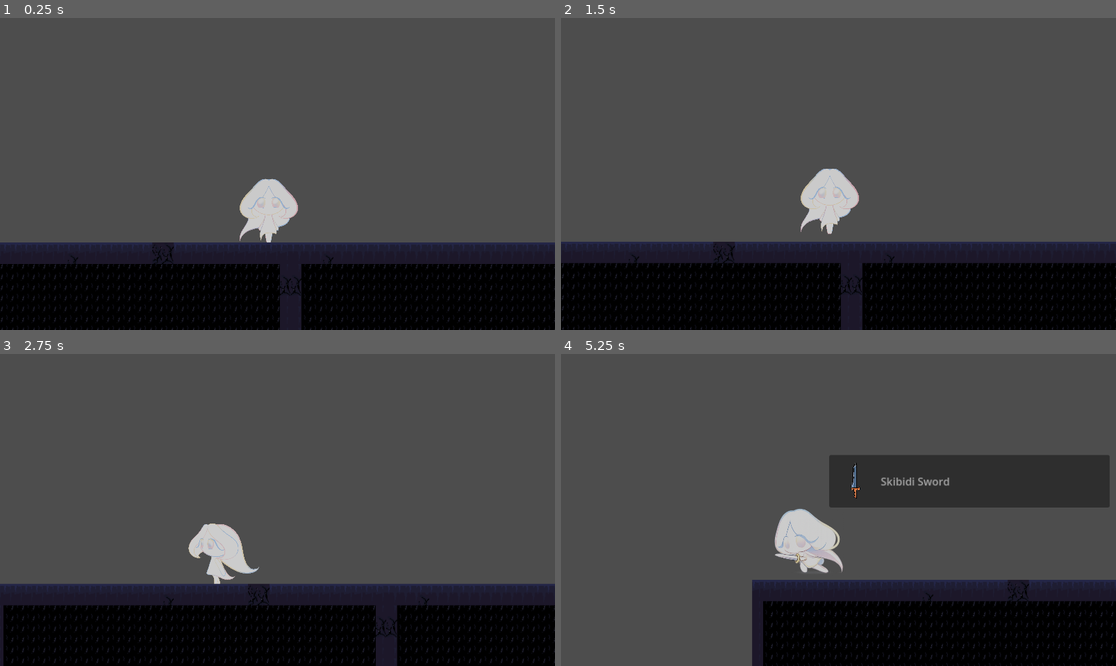
Above: before the commit, frames 1-4 (two rows, left to right).
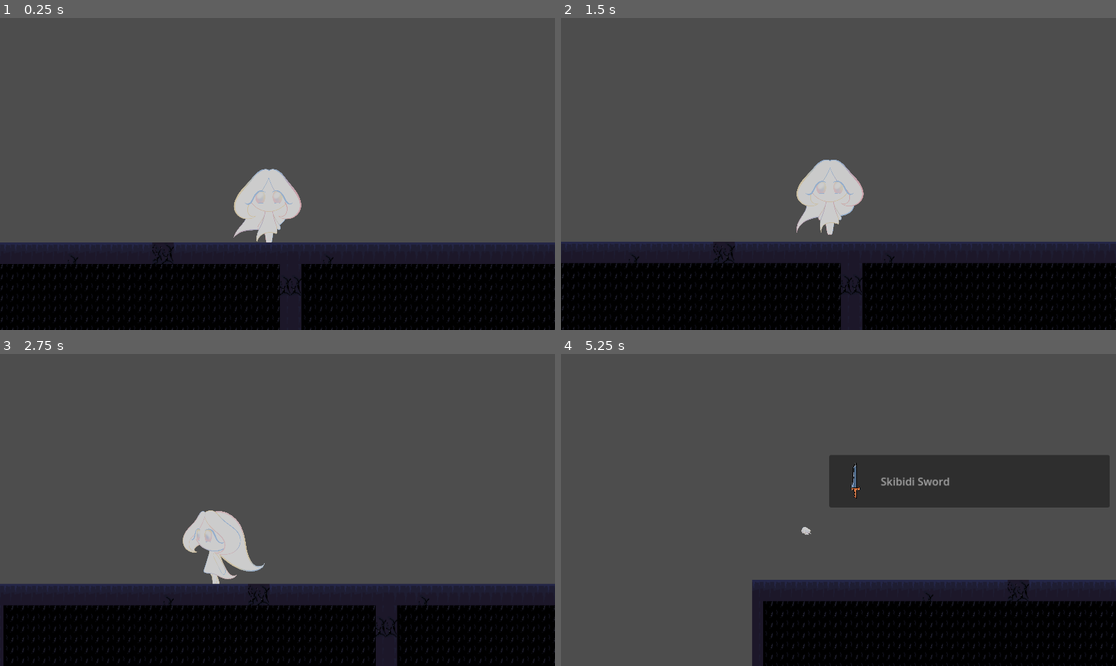
Above: after the commit, the same moments.

Repository: Mioduu/LostChild-Godot
Game: Godot game, scene res://Assets/Scenes/Areas/teren_1.tscn
The game is run twice, just before and just after one commit, with the same random seed, the same clock (stepped at 60 frames per second) and the same inputs.
Inputs:
- Up to frame 1 (0.25 s): no input
- Up to frame 2 (1.5 s): hold Right (ui_attack_right) from 0.53 s (still down); tap C (ui_focus_mode) at 0.6, 1.35 s; tap W (ui_up) at 0.77 s; tap Enter at 1.25 s
- Up to frame 3 (2.75 s): tap W (ui_up) at 1.52 s; release Right (ui_attack_right) at 2.03 s; hold A (ui_left) from 2.03 s (still down); tap C (ui_focus_mode) at 2.1 s
- Up to frame 4 (5.25 s): release A (ui_left) at 2.78 s; hold Right (ui_attack_right) 2.78-4.28 s; tap C (ui_focus_mode) every 0.75 s from 2.85 to 5.1 s; tap W (ui_up) at 3.02, 3.77, 4.52 s; hold A (ui_left) 4.28-5.03 s; hold Right (ui_attack_right) from 5.03 s (still down)

The runs differ from the first frame. In frame 1, 0.8% of the frame differs, in the area x 42-55%, y 48-72%; in frame 2, 0.8%; in frame 3, 1.1%; in frame 4, 1.7%, in the area x 38-51%, y 49-71%.

Commit message:
FIX: Fixed animation scalling

Diff:
--- a/Assets/Scenes/Areas/player.gd
+++ b/Assets/Scenes/Areas/player.gd
@@ -4,6 +4,8 @@
 const JUMP_VELOCITY = -400.0
 var is_frozen = false
 var is_attacking = false
+
+## TODO: Start creating the map (soon I hope)
 
 func _physics_process(delta: float) -> void:
 	# Reduces brightness to stop it from triggering bloom
@@ -16,7 +18,6 @@
 			$SpriteHolder/AnimatedSprite2D.pause()
 		else:
 			$ItemList.hide()
-			$SpriteHolder/AnimatedSprite2D.scale = Vector2(0.05, 0.05)
 			$SpriteHolder/AnimatedSprite2D.play("Idle")
 
 	# Game Freeze
@@ -48,15 +49,15 @@
 	# Movement Animacje
 	if not is_attacking:
 		if is_on_floor():
-			if velocity.x != 0:
+			if abs(velocity.x) < 0.1:
+				$SpriteHolder/AnimatedSprite2D.play("Idle")
+			else:
 				$SpriteHolder/AnimatedSprite2D.play("Run")
-				$SpriteHolder/AnimatedSprite2D.scale = Vector2(0.043, 0.041)
+		else:
+			if abs(velocity.x) < 0.1:
+				$SpriteHolder/AnimatedSprite2D.play("Idle")
 			else:
-				$SpriteHolder/AnimatedSprite2D.play("Idle")
-				$SpriteHolder/AnimatedSprite2D.scale = Vector2(0.05, 0.049)
-		else:
-			$SpriteHolder/AnimatedSprite2D.play("Jump")
-
+				$SpriteHolder/AnimatedSprite2D.play("Jump")
 	move_and_slide()
 
 # Funkcja obsługująca atak
@@ -64,10 +65,8 @@
 	is_attacking = true
 	$SpriteHolder/AnimatedSprite2D.play("Attack")
 	$SpriteHolder/AnimatedSprite2D.offset.y = 0
-	$SpriteHolder/AnimatedSprite2D.scale = Vector2(0.35, 0.40)
 
 	await $SpriteHolder/AnimatedSprite2D.animation_finished
 
-	$SpriteHolder/AnimatedSprite2D.scale = Vector2(0.05, 0.05)
 	$SpriteHolder/AnimatedSprite2D.offset.y = 270
 	is_attacking = false
--- a/Assets/Scenes/Areas/teren_1.tscn
+++ b/Assets/Scenes/Areas/teren_1.tscn
@@ -2,27 +2,26 @@
 
 [ext_resource type="Script" uid="uid://b5uaxdxv717s8" path="res://Assets/Scenes/Areas/player.gd" id="1_koqcd"]
 [ext_resource type="Texture2D" uid="uid://bbuay7n5n013b" path="res://Assets/Sprites/Character/Animations/Attack/frame1.png" id="2_8o1tm"]
-[ext_resource type="Texture2D" uid="uid://cxhi46b3i6y20" path="res://Assets/Sprites/Character/Animations/Idle/Petals1.png" id="2_qd1w2"]
-[ext_resource type="Texture2D" uid="uid://tum6fq437h5u" path="res://Assets/Sprites/Character/Animations/Idle/Petals2.png" id="3_1v7oy"]
 [ext_resource type="Texture2D" uid="uid://rtpid5ijldtw" path="res://Assets/Sprites/Character/Animations/Attack/frame2.png" id="3_mktla"]
-[ext_resource type="Texture2D" uid="uid://cq5b6vyq82tnq" path="res://Assets/Sprites/Character/Animations/Idle/Petals3.png" id="4_udk38"]
 [ext_resource type="Texture2D" uid="uid://de1hipgeukrtx" path="res://Assets/Sprites/Character/Animations/Attack/frame3.png" id="4_yd16y"]
 [ext_resource type="Texture2D" uid="uid://cxc21lb0an42v" path="res://Assets/Sprites/Character/Animations/Attack/frame4.png" id="5_few01"]
-[ext_resource type="Texture2D" uid="uid://8jwl5lfqol0a" path="res://Assets/Sprites/Character/Animations/Idle/Petals4.png" id="5_koqcd"]
-[ext_resource type="Texture2D" uid="uid://y6cjaoiydjfv" path="res://Assets/Sprites/Character/Animations/Idle/Petals5.png" id="6_0g30f"]
 [ext_resource type="Texture2D" uid="uid://c3i57v2ayxiip" path="res://Assets/Sprites/Character/Animations/Attack/frame5.png" id="6_svwv2"]
-[ext_resource type="Texture2D" uid="uid://bw6gqewsjdmn8" path="res://Assets/Sprites/Character/Animations/Idle/Petals6.png" id="7_2h1lh"]
 [ext_resource type="Texture2D" uid="uid://dlf2p1i1ofkml" path="res://Assets/Sprites/Character/Animations/Attack/frame6.png" id="7_ln2nl"]
-[ext_resource type="Texture2D" uid="uid://c25mk5pvxr8xc" path="res://Assets/Sprites/Character/Animations/Idle/Petals7.png" id="8_8o1tm"]
-[ext_resource type="Texture2D" uid="uid://di7ri0q83xupg" path="res://Assets/Sprites/Character/Animations/Idle/Petals8.png" id="9_mktla"]
-[ext_resource type="Texture2D" uid="uid://xbx5gowbj4d1" path="res://Assets/Sprites/Character/Animations/Jump/Petals1.png" id="16_mm0n6"]
-[ext_resource type="Texture2D" uid="uid://dw6je4w7uxwl7" path="res://Assets/Sprites/Character/Animations/Jump/Petals2.png" id="17_1hi8g"]
-[ext_resource type="Texture2D" uid="uid://duvkhm3vwb0y3" path="res://Assets/Sprites/Character/Animations/Jump/Petals3.png" id="18_pk5x6"]
-[ext_resource type="Texture2D" uid="uid://blt5ckqspsvhk" path="res://Assets/Sprites/Character/Animations/Jump/Petals4.png" id="19_afknt"]
-[ext_resource type="Texture2D" uid="uid://d0w24w40kcnkk" path="res://Assets/Sprites/Character/Animations/Jump/Petals5.png" id="20_7tsgo"]
-[ext_resource type="Texture2D" uid="uid://xpf743hvaam2" path="res://Assets/Sprites/Character/Animations/Jump/Petals6.png" id="21_rvlpo"]
-[ext_resource type="Texture2D" uid="uid://baukhu5ve1eu1" path="res://Assets/Sprites/Character/Animations/Jump/Petals7.png" id="22_tdwe4"]
-[ext_resource type="Texture2D" uid="uid://bryijdw1mpwsj" path="res://Assets/Sprites/Character/Animations/Jump/Petals8.png" id="23_2o0ji"]
+[ext_resource type="Texture2D" uid="uid://cir0abrekd14x" path="res://Assets/Sprites/Character/Animations/Idle/Idle1.png" id="8_4dft8"]
+[ext_resource type="Texture2D" uid="uid://daia1snhbwp7" path="res://Assets/Sprites/Character/Animations/Idle/Idle2.png" id="9_mm0n6"]
+[ext_resource type="Texture2D" uid="uid://3s3nv4f2d56o" path="res://Assets/Sprites/Character/Animations/Idle/Idle3.png" id="10_1hi8g"]
+[ext_resource type="Texture2D" uid="uid://4yn1rotenwgh" path="res://Assets/Sprites/Character/Animations/Idle/Idle4.png" id="11_pk5x6"]
+[ext_resource type="Texture2D" uid="uid://d34xhlh8w1f66" path="res://Assets/Sprites/Character/Animations/Idle/Idle5.png" id="12_afknt"]
+[ext_resource type="Texture2D" uid="uid://ktfpgv2cp2vr" path="res://Assets/Sprites/Character/Animations/Idle/Idle6.png" id="13_7tsgo"]
+[ext_resource type="Texture2D" uid="uid://bfi66xcuwe8hi" path="res://Assets/Sprites/Character/Animations/Idle/Idle7.png" id="14_rvlpo"]
+[ext_resource type="Texture2D" uid="uid://dlybndunettbm" path="res://Assets/Sprites/Character/Animations/Idle/Idle8.png" id="15_tdwe4"]
+[ext_resource type="Texture2D" uid="uid://t6kmbmpmiluj" path="res://Assets/Sprites/Character/Animations/Jump/Jump2.png" id="16_4dft8"]
+[ext_resource type="Texture2D" uid="uid://bomifu16st6ke" path="res://Assets/Sprites/Character/Animations/Jump/Jump3.png" id="17_mm0n6"]
+[ext_resource type="Texture2D" uid="uid://q8t6d7vpc4xc" path="res://Assets/Sprites/Character/Animations/Jump/Jump4.png" id="18_1hi8g"]
+[ext_resource type="Texture2D" uid="uid://brr5syvvgru5w" path="res://Assets/Sprites/Character/Animations/Jump/Jump5.png" id="19_pk5x6"]
+[ext_resource type="Texture2D" uid="uid://bj7lm0xw2uvqp" path="res://Assets/Sprites/Character/Animations/Jump/Jump6.png" id="20_afknt"]
+[ext_resource type="Texture2D" uid="uid://7227cc14pb8p" path="res://Assets/Sprites/Character/Animations/Jump/Jump7.png" id="21_7tsgo"]
+[ext_resource type="Texture2D" uid="uid://dmdvb3hcg1nth" path="res://Assets/Sprites/Character/Animations/Jump/Jump8.png" id="22_rvlpo"]
 [ext_resource type="Texture2D" uid="uid://bhyhncgge7mco" path="res://Assets/Sprites/Character/Animations/Run/Run1.png" id="24_mm0n6"]
 [ext_resource type="Texture2D" uid="uid://p3sp23c02326" path="res://Assets/Sprites/Character/Animations/Run/Run2.png" id="25_1hi8g"]
 [ext_resource type="Texture2D" uid="uid://5bjouf1p70bv" path="res://Assets/Sprites/Character/Animations/Run/Run3.png" id="26_pk5x6"]
@@ -70,28 +69,28 @@
 }, {
 "frames": [{
 "duration": 1.0,
-"texture": ExtResource("2_qd1w2")
-}, {
-"duration": 1.0,
-"texture": ExtResource("3_1v7oy")
-}, {
-"duration": 1.0,
-"texture": ExtResource("4_udk38")
-}, {
-"duration": 1.0,
-"texture": ExtResource("5_koqcd")
-}, {
-"duration": 1.0,
-"texture": ExtResource("6_0g30f")
-}, {
-"duration": 1.0,
-"texture": ExtResource("7_2h1lh")
-}, {
-"duration": 1.0,
-"texture": ExtResource("8_8o1tm")
-}, {
-"duration": 1.0,
-"texture": ExtResource("9_mktla")
+"texture": ExtResource("8_4dft8")
+}, {
+"duration": 1.0,
+"texture": ExtResource("9_mm0n6")
+}, {
+"duration": 1.0,
+"texture": ExtResource("10_1hi8g")
+}, {
+"duration": 1.0,
+"texture": ExtResource("11_pk5x6")
+}, {
+"duration": 1.0,
+"texture": ExtResource("12_afknt")
+}, {
+"duration": 1.0,
+"texture": ExtResource("13_7tsgo")
+}, {
+"duration": 1.0,
+"texture": ExtResource("14_rvlpo")
+}, {
+"duration": 1.0,
+"texture": ExtResource("15_tdwe4")
 }],
 "loop": false,
 "name": &"Idle",
@@ -99,28 +98,25 @@
 }, {
 "frames": [{
 "duration": 1.0,
-"texture": ExtResource("16_mm0n6")
-}, {
-"duration": 1.0,
-"texture": ExtResource("17_1hi8g")
-}, {
-"duration": 1.0,
-"texture": ExtResource("18_pk5x6")
-}, {
-"duration": 1.0,
-"texture": ExtResource("19_afknt")
-}, {
-"duration": 1.0,
-"texture": ExtResource("20_7tsgo")
-}, {
-"duration": 1.0,
-"texture": ExtResource("21_rvlpo")
-}, {
-"duration": 1.0,
-"texture": ExtResource("22_tdwe4")
-}, {
-"duration": 1.0,
-"texture": ExtResource("23_2o0ji")
+"texture": ExtResource("16_4dft8")
+}, {
+"duration": 1.0,
+"texture": ExtResource("17_mm0n6")
+}, {
+"duration": 1.0,
+"texture": ExtResource("18_1hi8g")
+}, {
+"duration": 1.0,
+"texture": ExtResource("19_pk5x6")
+}, {
+"duration": 1.0,
+"texture": ExtResource("20_afknt")
+}, {
+"duration": 1.0,
+"texture": ExtResource("21_7tsgo")
+}, {
+"duration": 1.0,
+"texture": ExtResource("22_rvlpo")
 }],
 "loop": false,
 "name": &"Jump",
@@ -242,10 +238,10 @@
 [node name="SpriteHolder" type="Node2D" parent="Player" unique_id=802192593]
 
 [node name="AnimatedSprite2D" type="AnimatedSprite2D" parent="Player/SpriteHolder" unique_id=1660526016]
-position = Vector2(-33, 126.99999)
+position = Vector2(-33, 113.99999)
 scale = Vector2(0.05, 0.05)
 sprite_frames = SubResource("SpriteFrames_7tsgo")
-animation = &"Run"
+animation = &"Idle"
 offset = Vector2(0, 270)
 
 [node name="Camera2D" type="Camera2D" parent="Player/SpriteHolder" unique_id=950033774]
Binary file added: Assets/Sprites/Character/Animations/Idle/Idle1.png
Not shown, changed: Assets/Sprites/Character/Animations/Idle/Idle1.png.import
Binary file added: Assets/Sprites/Character/Animations/Idle/Idle2.png
Not shown, changed: Assets/Sprites/Character/Animations/Idle/Idle2.png.import
Binary file added: Assets/Sprites/Character/Animations/Idle/Idle3.png
Not shown, changed: Assets/Sprites/Character/Animations/Idle/Idle3.png.import
Binary file added: Assets/Sprites/Character/Animations/Idle/Idle4.png
Not shown, changed: Assets/Sprites/Character/Animations/Idle/Idle4.png.import
Binary file added: Assets/Sprites/Character/Animations/Idle/Idle5.png
Not shown, changed: Assets/Sprites/Character/Animations/Idle/Idle5.png.import
Binary file added: Assets/Sprites/Character/Animations/Idle/Idle6.png
Not shown, changed: Assets/Sprites/Character/Animations/Idle/Idle6.png.import
(and 35 more such lines)
